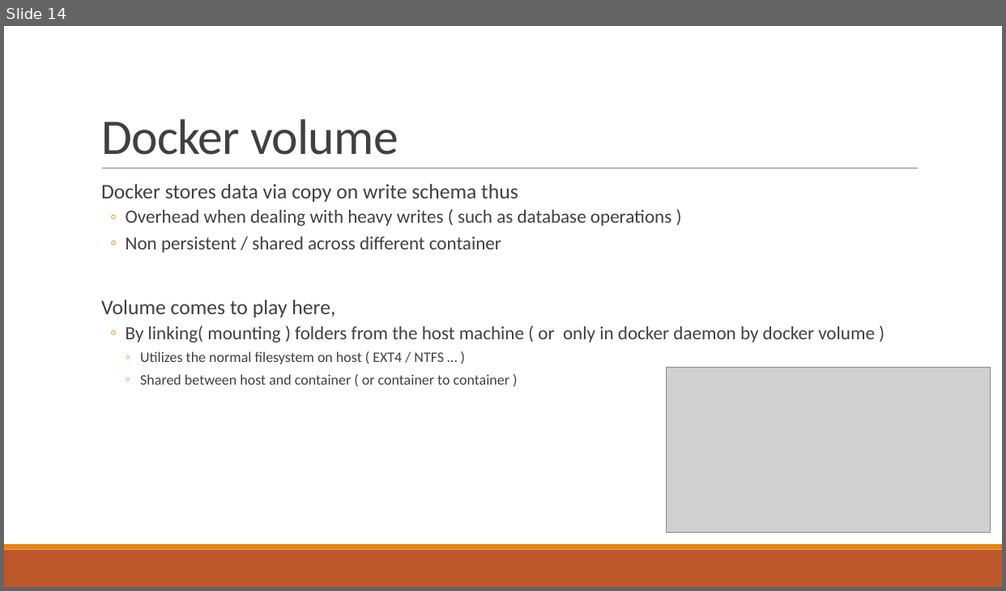
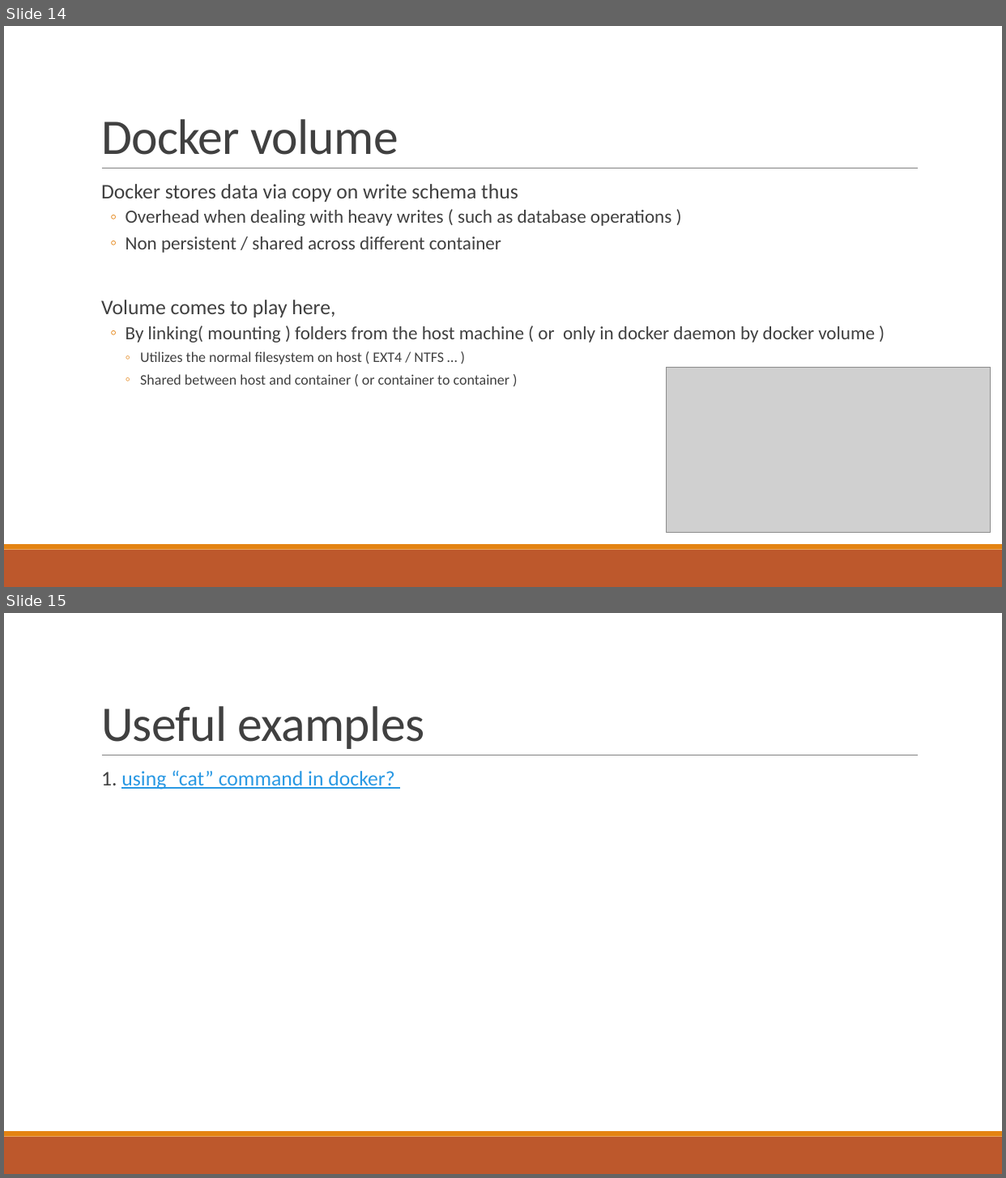
Before and after one commit to YumingChang02/arch_summer_2019, a slide deck: Introduction to docker.pptx. Shown one above the other, each under a label of ours: slide 14 before the commit, slides 14 and 15 after it. The pictures are 1006x591 and 1006x1178 pixels, drawn with LibreOffice and Linux fonts; fonts in the diff are those of the drawing; grey boxes stand for pictures. Boxes give left, top, right and bottom in pixels: in the first picture for what was removed or moved away, otherwise in the second. Text is boxed around its words. In the diff, an @@ line names an element or a change of style, - is before the commit and + after.

```diff
--- a/Introduction to docker.pptx
+++ b/Introduction to docker.pptx
@@ slide 15 added at <box>4,613,1002,1174</box>, background #FFFFFF; not listed: 3 template elements that a slide beside it also shows @@
@@ title added at <box>101,706,424,749</box>, 48 pt, text #404040 @@
+Useful examples
@@ text added at <box>101,770,394,790</box>, 20 pt, text #2998E3, underline @@
+  1. using “cat” command in docker?
```
Also in this commit, not shown: 1 slide changed, 2 other files.
